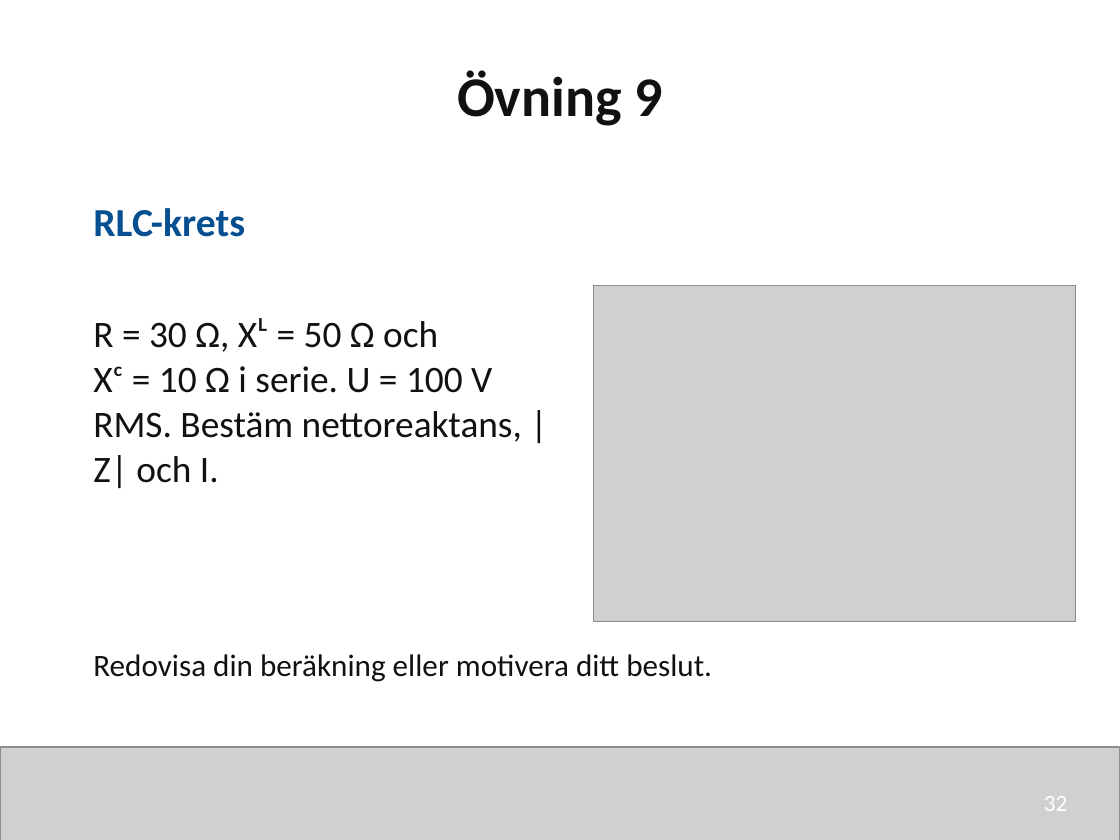
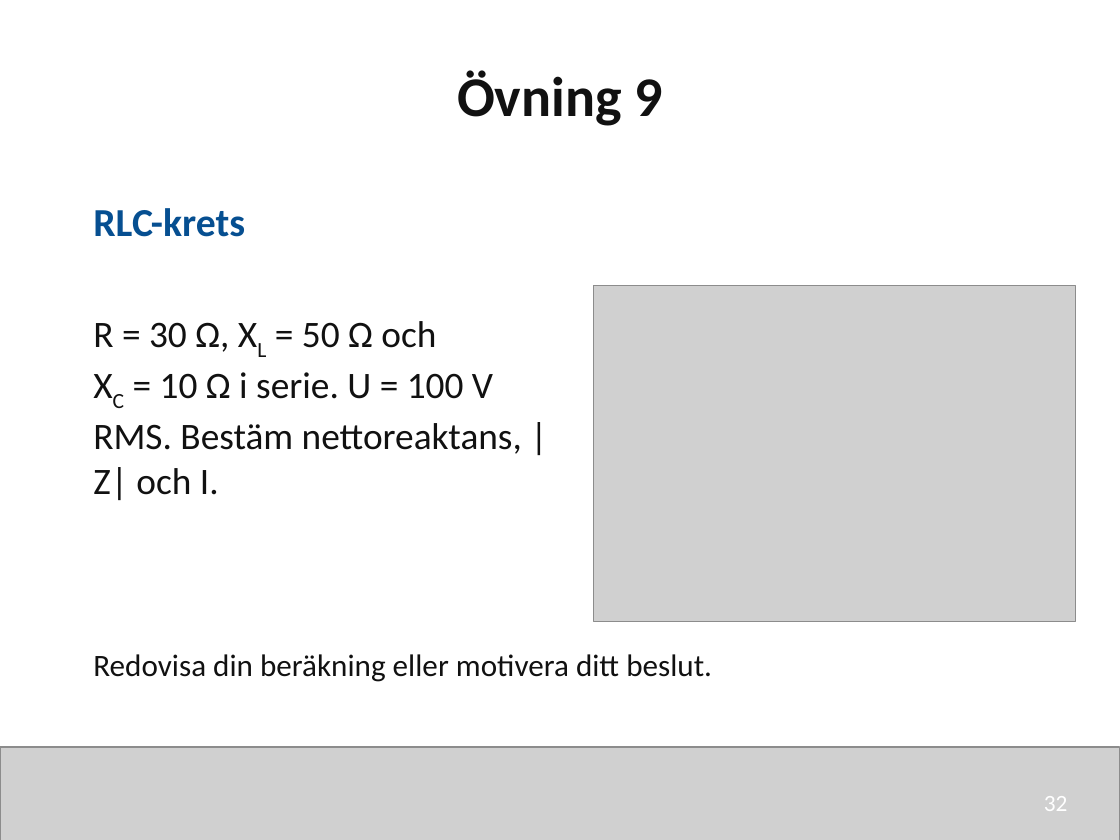
Before and after one commit to nj22az/nj22az.github.io, a slide deck: slide 32 of sjoskolan/vecka-40/aktuell/v40_02_Reaktans_och_impedans_elev.pptx. Drawn at 1120x840 pixels with LibreOffice and Linux fonts; fonts in the diff are those of the drawing; grey boxes stand for pictures. Boxes give left, top, right and bottom in pixels: in the first picture for what was removed or moved away, otherwise in the second. Text is boxed around its words. In the diff, an @@ line names an element or a change of style, - is before the commit and + after.

```diff
--- a/sjoskolan/vecka-40/aktuell/v40_02_Reaktans_och_impedans_elev.pptx
+++ b/sjoskolan/vecka-40/aktuell/v40_02_Reaktans_och_impedans_elev.pptx
@@ text at (x1=93, y1=321, x2=522, y2=500): text changed @@
-R = 30 Ω, Xᴸ = 50 Ω och Xᶜ = 10 Ω i serie. U = 100 V RMS. Bestäm nettoreaktans, |Z| och I.
+R = 30 Ω, XL = 50 Ω och XC = 10 Ω i serie. U = 100 V RMS. Bestäm nettoreaktans, |Z| och I.
```
Also in this commit, not shown: 28 other slides changed, 12 other files.
